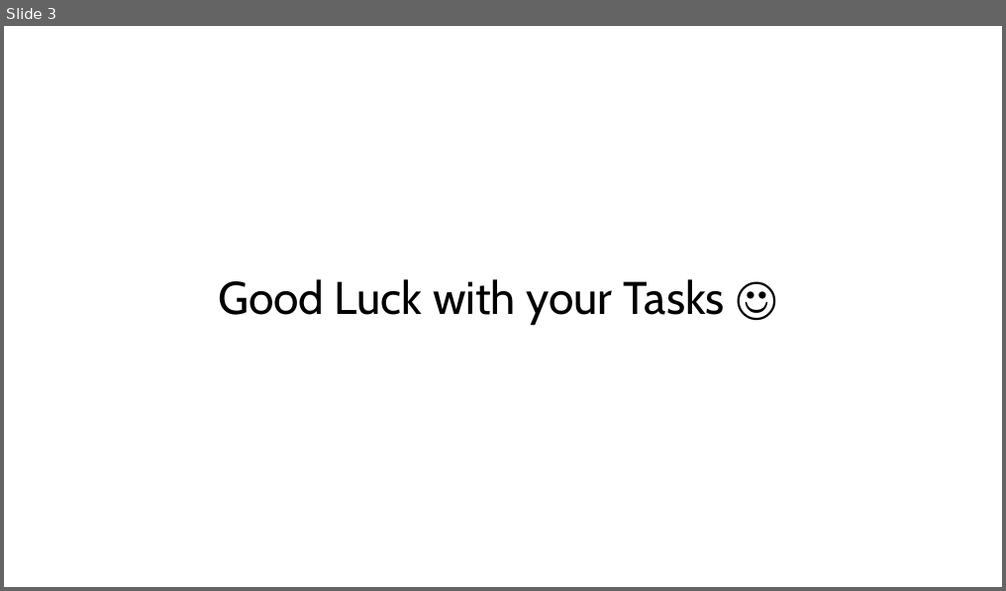
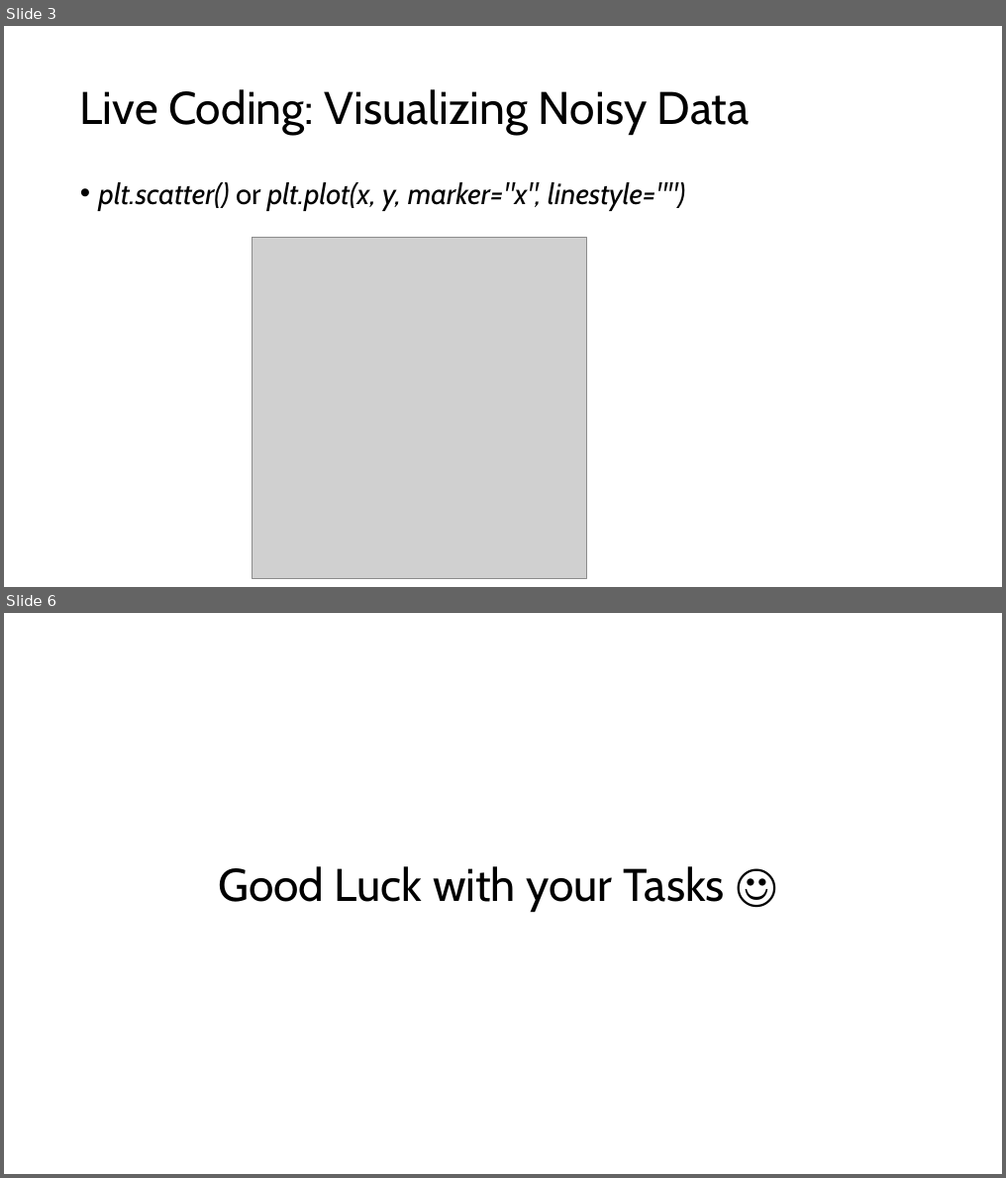
Before and after one commit to jonathanbollig/pycophy, a slide deck: Lecture Resources/Lecture Powerpoints/Chunk 12 - Scipy and Linear Regressions.pptx. Shown one above the other, each under a label of ours: slide 3 before the commit, slides 3 and 6 after it; the slides between them are not shown. The pictures are 1006x591 and 1006x1178 pixels, drawn with LibreOffice and Linux fonts; fonts in the diff are those of the drawing; grey boxes stand for pictures. Boxes give left, top, right and bottom in pixels: in the first picture for what was removed or moved away, otherwise in the second. Text is boxed around its words. In the diff, an @@ line names an element or a change of style, - is before the commit and + after.

Commit message:
live edtis and minor chunk edits

```diff
--- a/Lecture Resources/Lecture Powerpoints/Chunk 12 - Scipy and Linear Regressions.pptx
+++ b/Lecture Resources/Lecture Powerpoints/Chunk 12 - Scipy and Linear Regressions.pptx
@@ slide 3 added at box(4, 26, 1002, 587), background #FFFFFF @@
@@ title added at box(80, 89, 749, 135), 44 pt, text #000000 @@
+Live Coding: Visualizing Noisy Data
@@ text added at box(99, 182, 685, 211), 28 pt, text #000000, italic @@
+• plt.scatter() or plt.plot(x, y, marker="x", linestyle="")
@@ picture added at box(252, 238, 586, 579) @@
@@ what was slide 3 is now slide 6 @@
```
Also in this commit, not shown: 1 slide changed, 2 other slides added, 4 other files.
